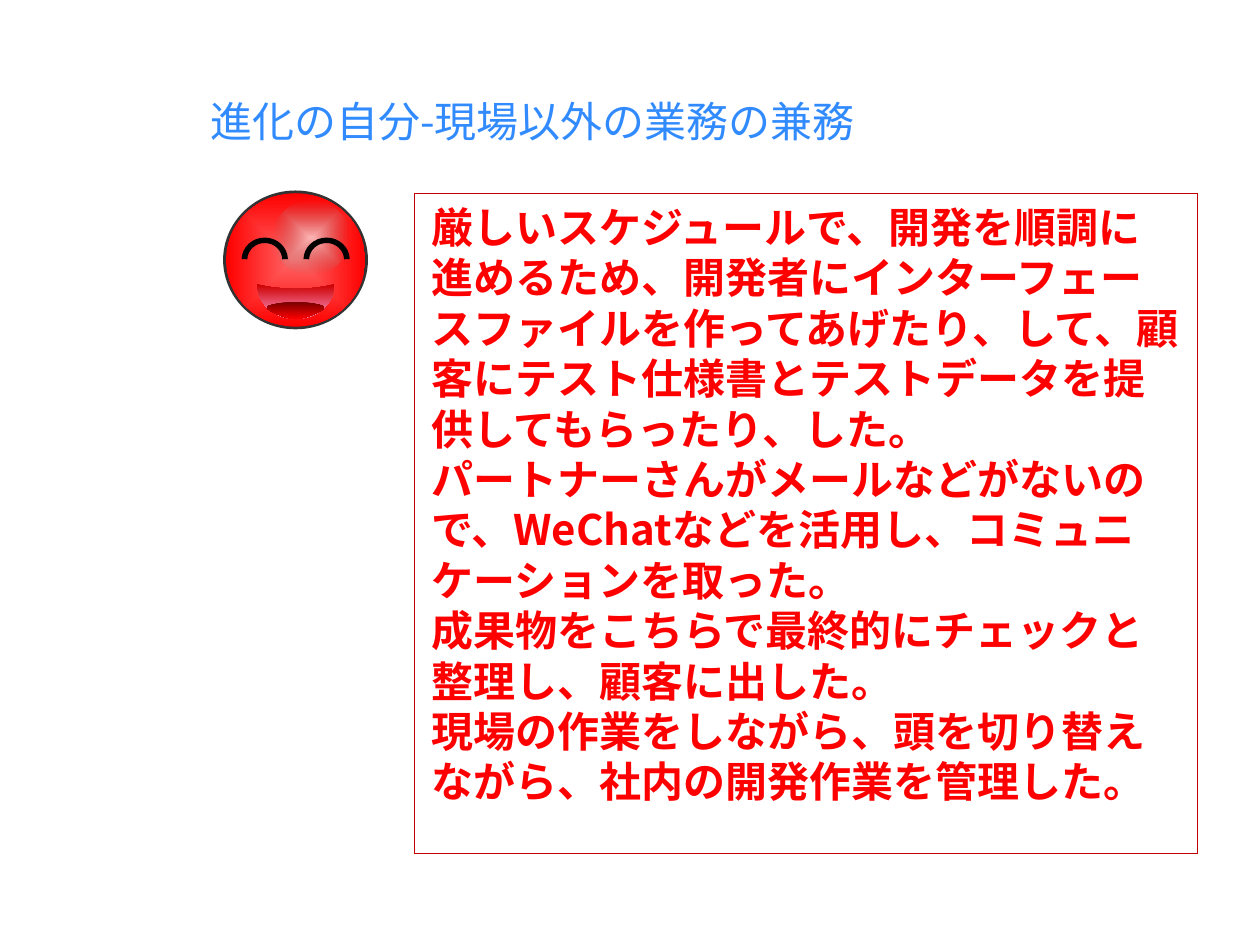
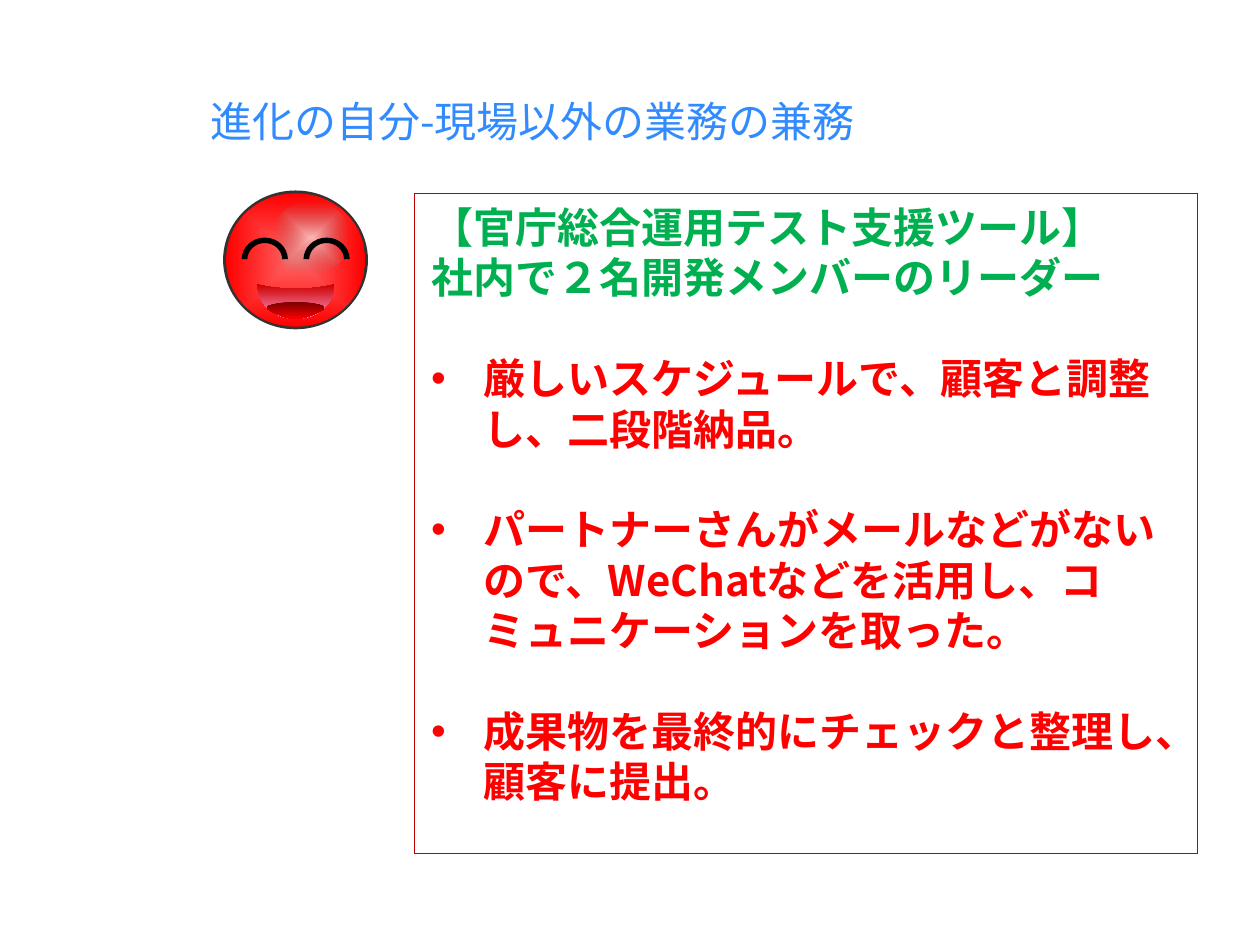
Before and after one commit to milo-bb/test, a slide deck: slide 11 of 昇格プレゼン(徐洋)_new.pptx (slide 12 before the commit). Drawn at 1260x945 pixels with LibreOffice and Linux fonts; fonts in the diff are those of the drawing; background and template pictures are left out. Boxes give left, top, right and bottom in pixels: in the first picture for what was removed or moved away, otherwise in the second. Text is boxed around its words. In the diff, an @@ line names an element or a change of style, - is before the commit and + after.

```diff
--- a/昇格プレゼン(徐洋)_new.pptx
+++ b/昇格プレゼン(徐洋)_new.pptx
@@ text in rectangle at <box>431,207,1151,449</box>: text changed; text colour #FF0000 to #00B050 @@
-厳しいスケジュールで、開発を順調に進めるため、開発者にインターフェースファイルを作ってあげたり、して、顧客にテスト仕様書とテストデータを提供してもらったり、した。
+【官庁総合運用テスト支援ツール】
+社内で２名開発メンバーのリーダー
+• 厳しいスケジュールで、顧客と調整し、二段階納品。
@@ text in rectangle at <box>484,508,1156,650</box>: bullet none to • @@
@@ text in rectangle at <box>484,705,1198,801</box>: text changed @@
-成果物をこちらで最終的にチェックと整理し、顧客に出した。
-現場の作業をしながら、頭を切り替えながら、社内の開発作業を管理した。
+• 成果物を最終的にチェックと整理し、顧客に提出。
```
Also in this commit, not shown: 9 other slides changed, 2 slides removed.
